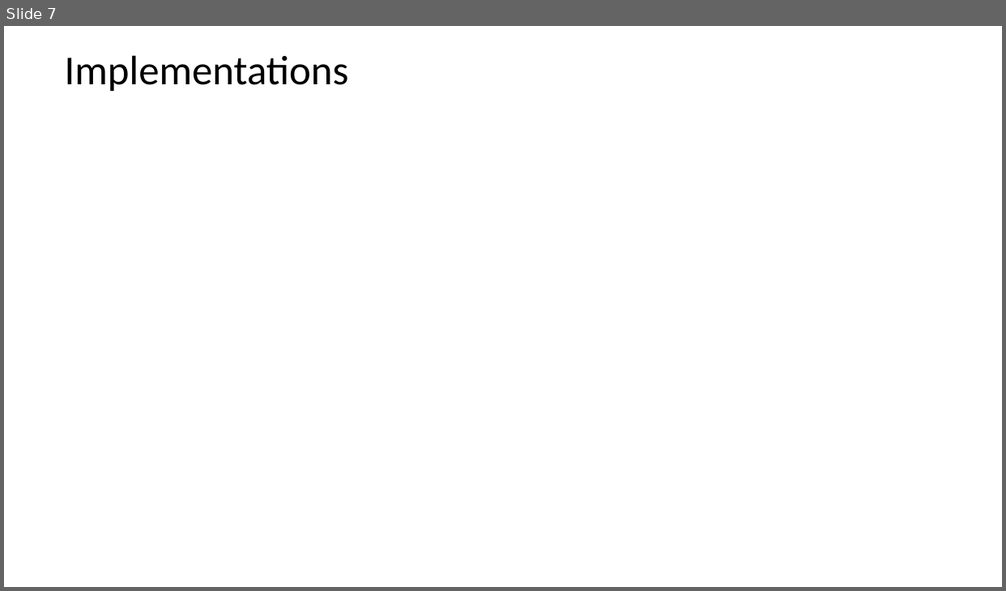
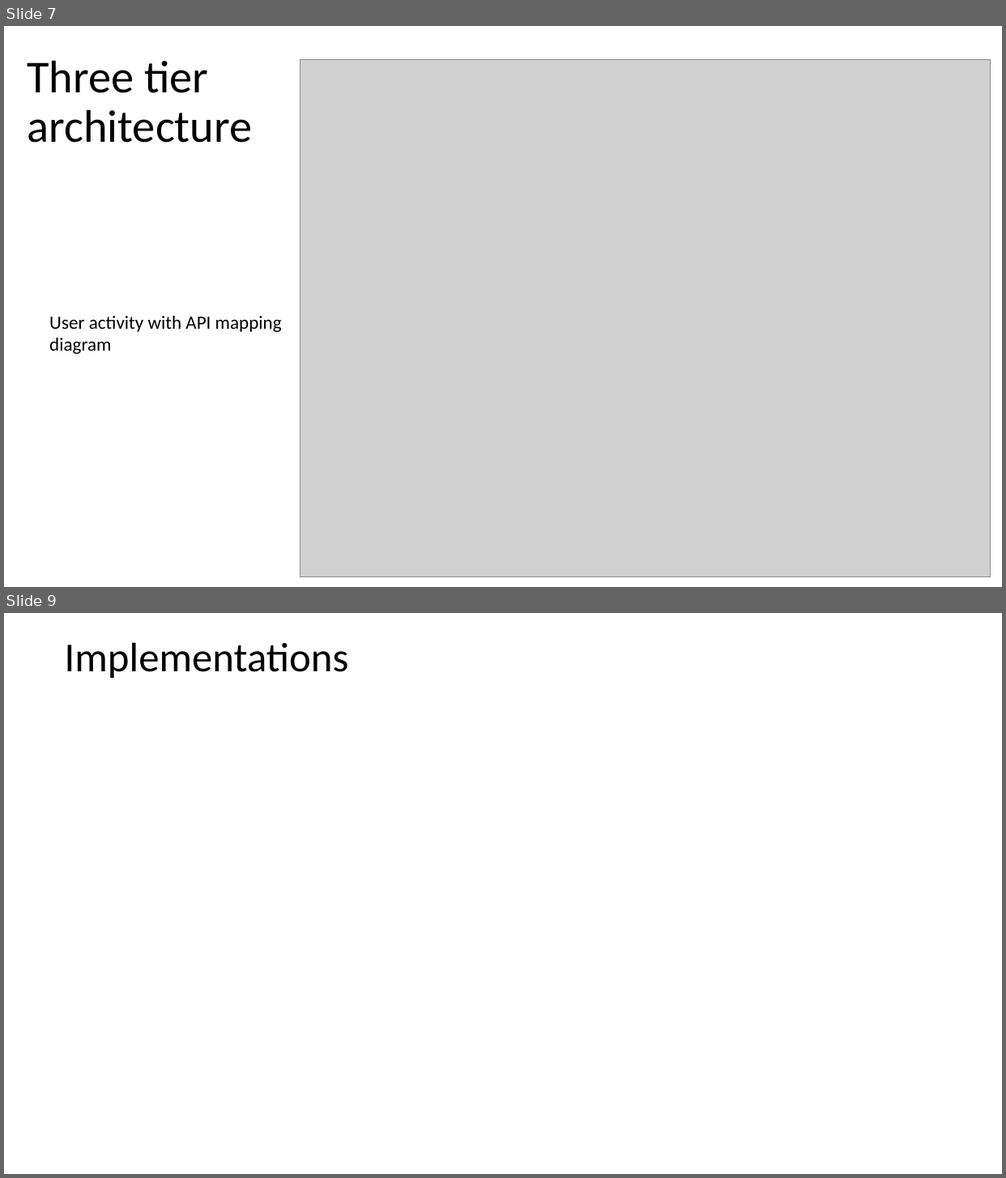
Before and after one commit to girish-thetechieguy/wealth-management-platform, a slide deck: jpm-wm-project-execution/2_Design/JPM_presentation.pptx. Shown one above the other, each under a label of ours: slide 7 before the commit, slides 7 and 9 after it; the slides between them are not shown. The pictures are 1006x591 and 1006x1178 pixels, drawn with LibreOffice and Linux fonts; fonts in the diff are those of the drawing; grey boxes stand for pictures. Boxes give left, top, right and bottom in pixels: in the first picture for what was removed or moved away, otherwise in the second. Text is boxed around its words. In the diff, an @@ line names an element or a change of style, - is before the commit and + after.

```diff
--- a/jpm-wm-project-execution/2_Design/JPM_presentation.pptx
+++ b/jpm-wm-project-execution/2_Design/JPM_presentation.pptx
@@ slide 7 added at (4,26,1002,587), background #FFFFFF @@
@@ title added at (27,60,252,143), 44 pt, text #000000 @@
+Three tier architecture
@@ picture added at (300,60,991,578) @@
@@ text added at (49,316,282,354), 18 pt, text #000000 @@
+User activity with API mapping
+diagram
@@ what was slide 7 is now slide 9 @@
```
Also in this commit, not shown: 2 slides changed, 5 other slides added, 4 slides removed, 39 other files.
